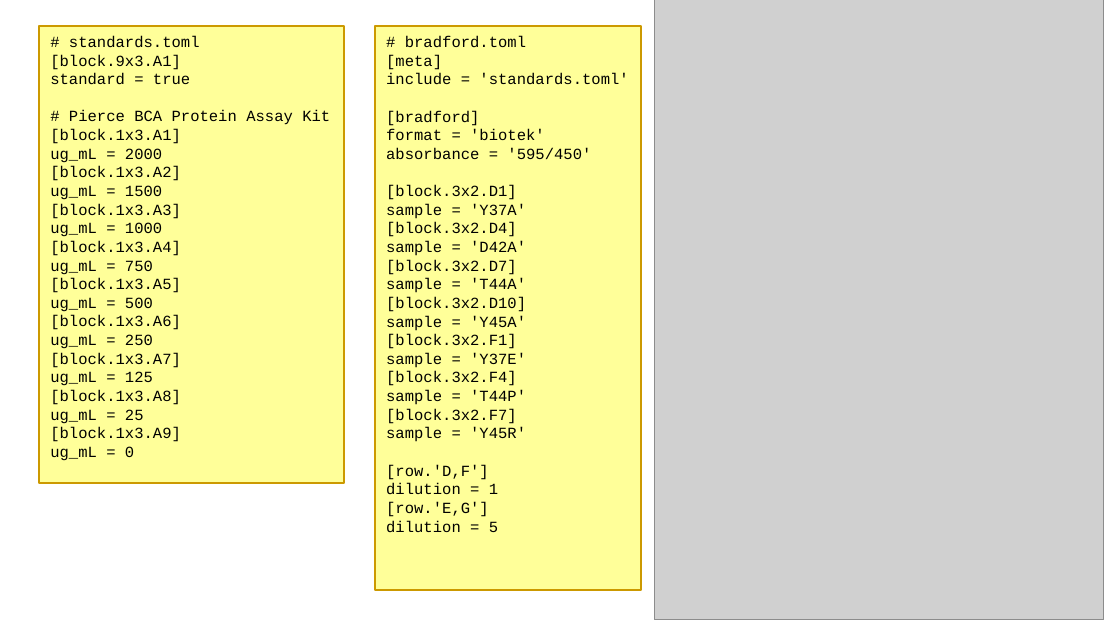
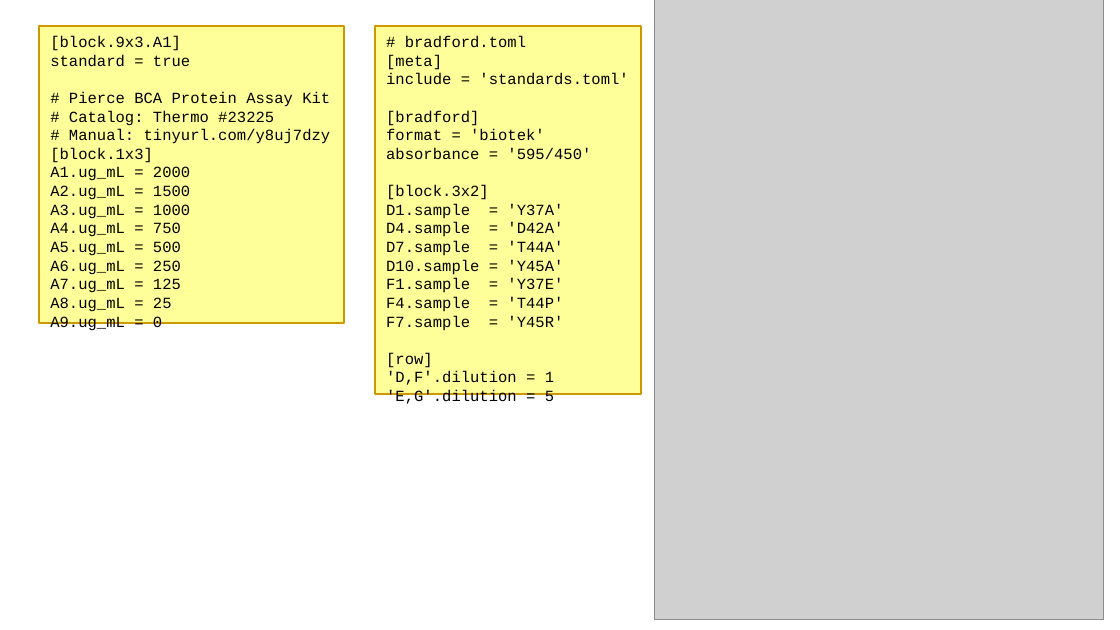
Before and after one commit to kalekundert/wellmap, a slide deck: slide 7 of docs/slides/wellmap_pitch.odp. Drawn at 1120x630 pixels with LibreOffice and Linux fonts; fonts in the diff are those of the drawing; grey boxes stand for pictures. Boxes give left, top, right and bottom in pixels: in the first picture for what was removed or moved away, otherwise in the second. Text is boxed around its words. In the diff, an @@ line names an element or a change of style, - is before the commit and + after.

```diff
--- a/docs/slides/wellmap_pitch.odp
+++ b/docs/slides/wellmap_pitch.odp
@@ rectangle "[block.9x3.A1]": place and size @@
-rectangle "[block.9x3.A1]" at box(40, 26, 345, 484)
+rectangle "[block.9x3.A1]" at box(40, 26, 345, 323)
@@ rectangle "# bradford.toml": place and size @@
-rectangle "# bradford.toml" at box(375, 26, 640, 590)
+rectangle "# bradford.toml" at box(375, 26, 640, 394)
@@ text in rectangle at box(69, 36, 200, 48): paragraph removed @@
-# standards.toml
@@ text in rectangle at box(50, 110, 331, 332): text changed @@
-[block.1x3.A1]
-ug_mL = 2000
-[block.1x3.A2]
-ug_mL = 1500
-[block.1x3.A3]
-ug_mL = 1000
-[block.1x3.A4]
-ug_mL = 750
-[block.1x3.A5]
-ug_mL = 500
-[block.1x3.A6]
-ug_mL = 250
-[block.1x3.A7]
-ug_mL = 125
-[block.1x3.A8]
-ug_mL = 25
-[block.1x3.A9]
-ug_mL = 0
+# Catalog: Thermo #23225
+# Manual: tinyurl.com/y8uj7dzy
+[block.1x3]
+A1.ug_mL = 2000
+A2.ug_mL = 1500
+A3.ug_mL = 1000
+A4.ug_mL = 750
+A5.ug_mL = 500
+A6.ug_mL = 250
+A7.ug_mL = 125
+A8.ug_mL = 25
+A9.ug_mL = 0
@@ text in rectangle at box(386, 185, 563, 404): text changed @@
-[block.3x2.D1]
-sample = 'Y37A'
-[block.3x2.D4]
-sample = 'D42A'
-[block.3x2.D7]
-sample = 'T44A'
-[block.3x2.D10]
-sample = 'Y45A'
-[block.3x2.F1]
-sample = 'Y37E'
-[block.3x2.F4]
-sample = 'T44P'
-[block.3x2.F7]
-sample = 'Y45R'
-[row.'D,F']
-dilution = 1
-[row.'E,G']
-dilution = 5
+[block.3x2]
+D1.sample = 'Y37A'
+D4.sample = 'D42A'
+D7.sample = 'T44A'
+D10.sample = 'Y45A'
+F1.sample = 'Y37E'
+F4.sample = 'T44P'
+F7.sample = 'Y45R'
+[row]
+'D,F'.dilution = 1
+'E,G'.dilution = 5
```
Also in this commit, not shown: 3 other slides changed.
